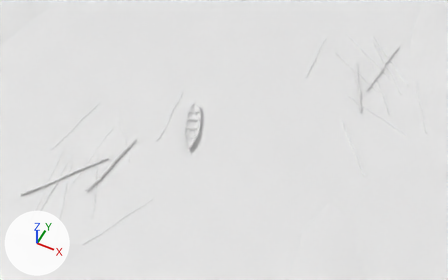
A saved change to the FBX model Assets/Assets/Environments/Meshes/Dioramas/Diorama_Boat.fbx.
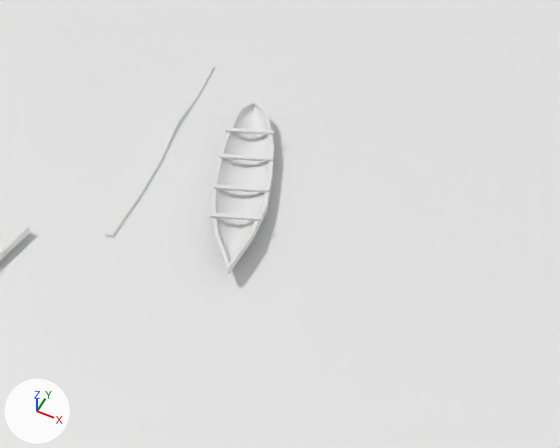
There are two pictures of each version: one whole from a camera (50 mm lens) standing at (21.3, -41.9, 49.6) and looking at (1.1, -1.6, -0.7), one close up from a camera (50 mm lens) standing at (5.9, -16.3, 16.6) and looking at (-1.0, -2.6, -0.5). The axes (+X, +Y, +Z) are drawn at lower left. The lights are the same throughout. The older version's two pictures come first. Where no turn or scale is listed for an object, it has been applied to the vertices.

Objects in the first close-up: 'Boat', 'Cylinder', 'Water'.
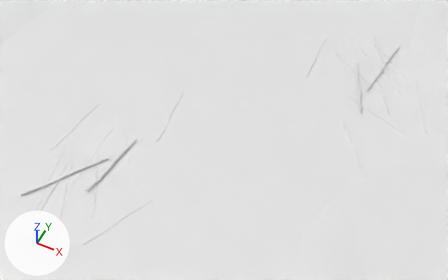
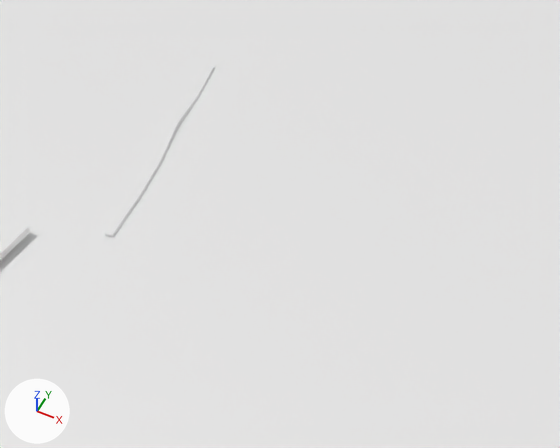
The change, as a diff of the scene's bpy script:
```diff
--- a/Assets/Assets/Environments/Meshes/Dioramas/Diorama_Boat.fbx.py
+++ b/Assets/Assets/Environments/Meshes/Dioramas/Diorama_Boat.fbx.py
@@ ob_boat @@
-ob_boat = bpy.data.objects.new('Boat', me_cube_031)
-ob_boat.location = (-2.41, -2.12, 0.25)
```

Changed parts and their boxes [x1, y1, x2, y2] in the close-ups (560 x 448 px):
'Boat', deleted: before [210, 99, 274, 275]
